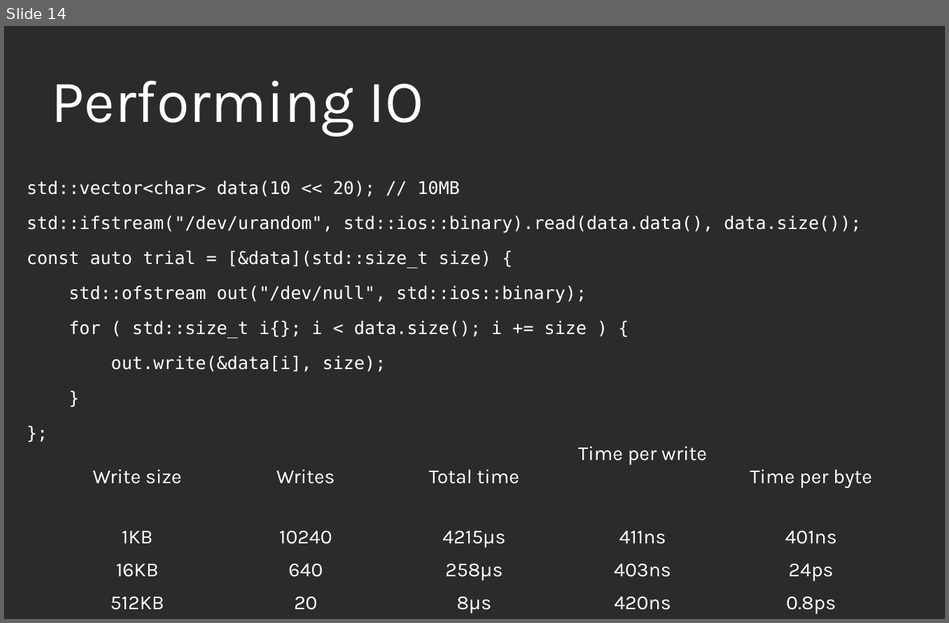
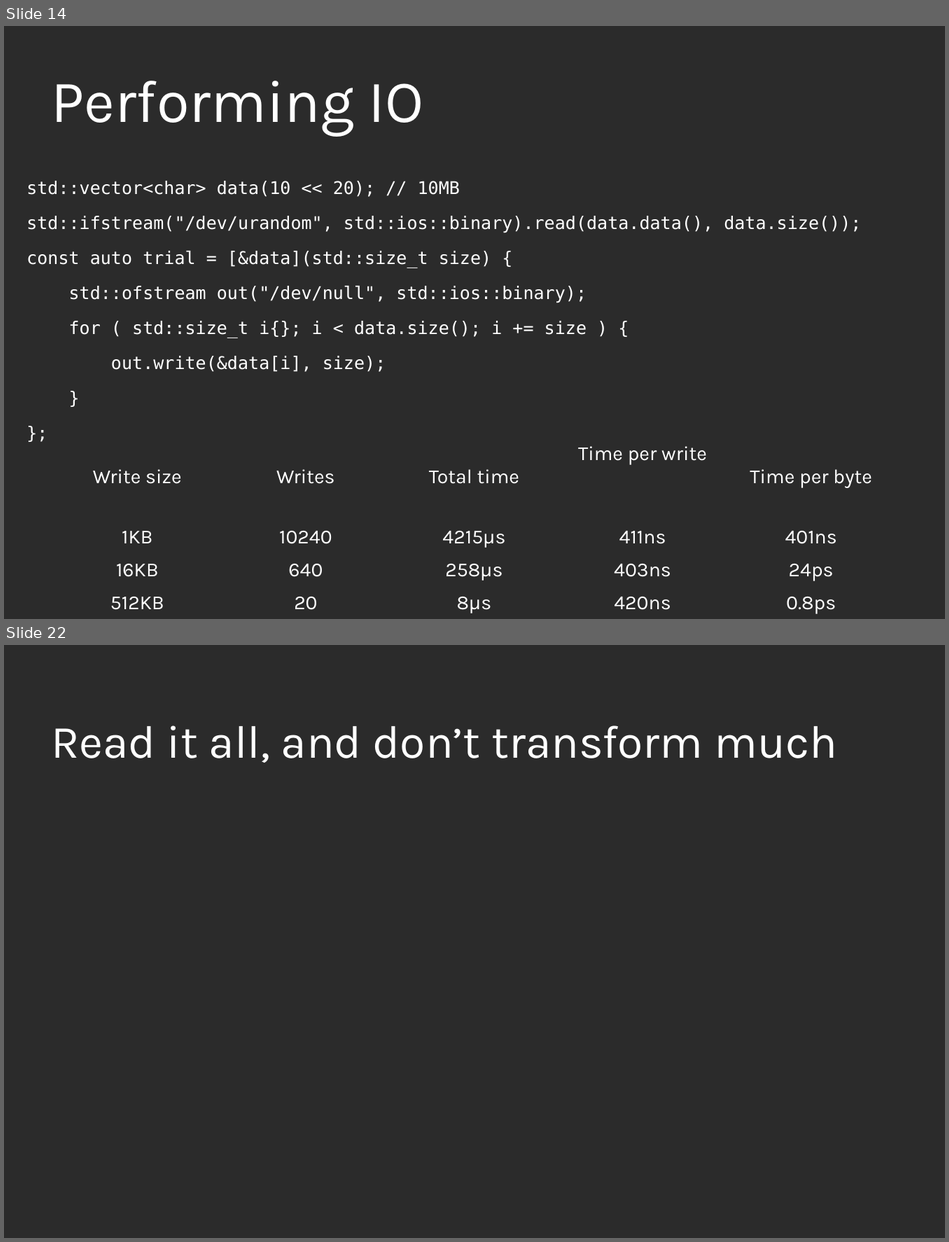
Before and after one commit to KayEss/cpp-designing4performance, a slide deck: slides/Designing APIs For Performance.odp. Shown one above the other, each under a label of ours: slide 14 before the commit, slides 14 and 22 after it; the slides between them are not shown. The pictures are 949x623 and 949x1242 pixels, drawn with LibreOffice and Linux fonts; fonts in the diff are those of the drawing; background and template pictures are left out; a plain dark background stands for a picture behind light text. Boxes give left, top, right and bottom in pixels: in the first picture for what was removed or moved away, otherwise in the second. Text is boxed around its words. In the diff, an @@ line names an element or a change of style, - is before the commit and + after.

```diff
--- a/slides/Designing APIs For Performance.odp
+++ b/slides/Designing APIs For Performance.odp
@@ slide 22 added at box(4, 645, 945, 1238), background picture (left out) @@
@@ title added at box(51, 725, 837, 763), 46.5 pt, text #FFFFFF @@
+Read it all, and don’t transform much
```
Also in this commit, not shown: 1 slide changed, 6 other slides added, 2 slides removed, 1 other file.
